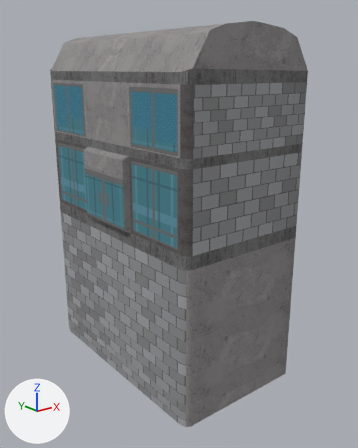
An edit to the FBX model Assets/_project/Art/Models/Buildings/ResidentialBuilding02/ResBuilding02.fbx, drawn before and after from the same camera.
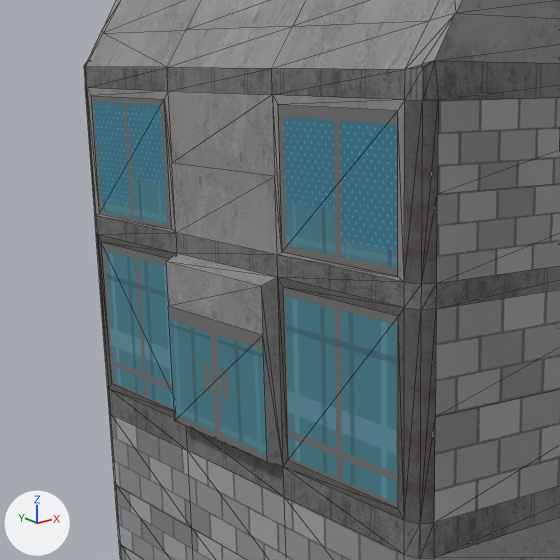
Each version appears first whole from a camera (50 mm lens) standing at (-33.62, 18.55, 7.7) and looking at (-14.16, 42.88, -2.03), and next in a close-up on the part from 5% to 68% of the width and 10% to 61% of the height. The axes (+X, +Y, +Z) are drawn at lower left. The lights are the same throughout. The close-ups show mesh edges as thin lines. Where no turn or scale is listed for an object, it has been applied to the vertices.

Before the edit, the objects in view are built like this:
```python
me_mesh = bpy.data.meshes.new('Mesh')
me_mesh.from_pydata(...)  # 238 vertices, 472 faces; spans x -4.7..4.3, y -7.3..7.3, z -0.1..21.5
me_mesh.materials.append(mat_material__68)  # picture img_buildingtrim_residentialbuilding01_albedotransparency_png
# before: 208 (-4.7, 2.2, 10.4) at pixel (174, 420), 209 (-4.7, -2.2, 10.4) at pixel (267, 462), 210 (-4.7, -2.2, 14.5) at pixel (261, 286), 211 (-4.7, 2.2, 14.5) at pixel (165, 261), 236 (-4.7, -2.2, 13.4) at pixel (262, 335)
# before: 237 (-4.7, 2.2, 13.4) at pixel (168, 306)
ob_resbuilding002 = bpy.data.objects.new('ResBuilding002', me_mesh)
ob_resbuilding002.location = (-14.51, 43.77, -11.6)
```
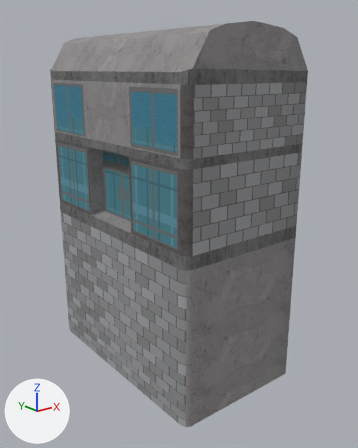
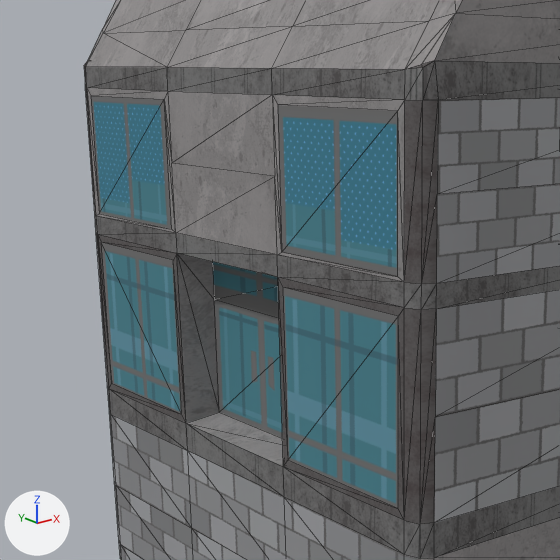
What differs and where, as boxes (x1, y1, x2, y2) in the close-ups (560 x 560 px; the box of a moved part takes in the faces that stretch with it):
part 1 of me_mesh, moved or reshaped: before (166, 253, 283, 466); after (177, 253, 283, 466)

What changed in the scene script:
```text
Change me_mesh:
    where me_mesh.from_pydata(...)  # 238 vertices, 472 faces; spans x -4.7..4.3, y -7.3..7.3, z -0.1..21.5
    used by ob_resbuilding002; location = (-14.51, 43.77, -11.6)
    me_mesh part 1
    add for i in [*range(208, 212), 236, 237]: me_mesh.vertices[i].co += Vector((1.3, 0.0, 0.0))
```
